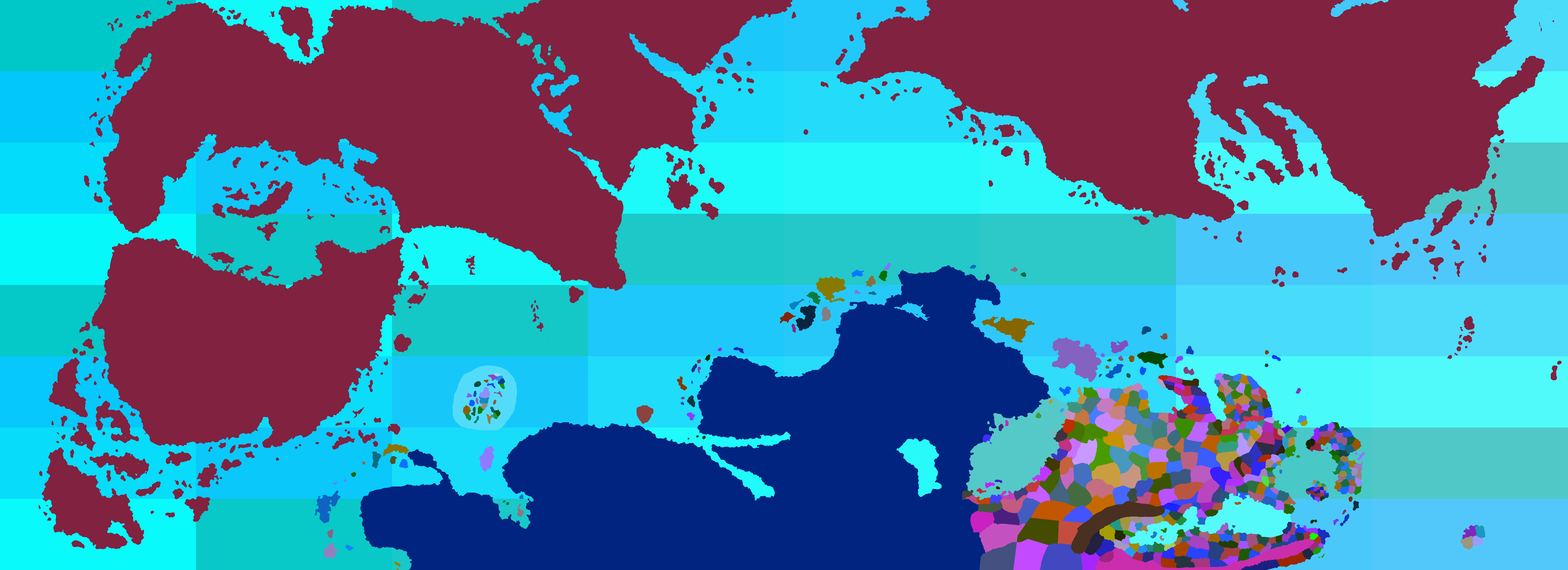
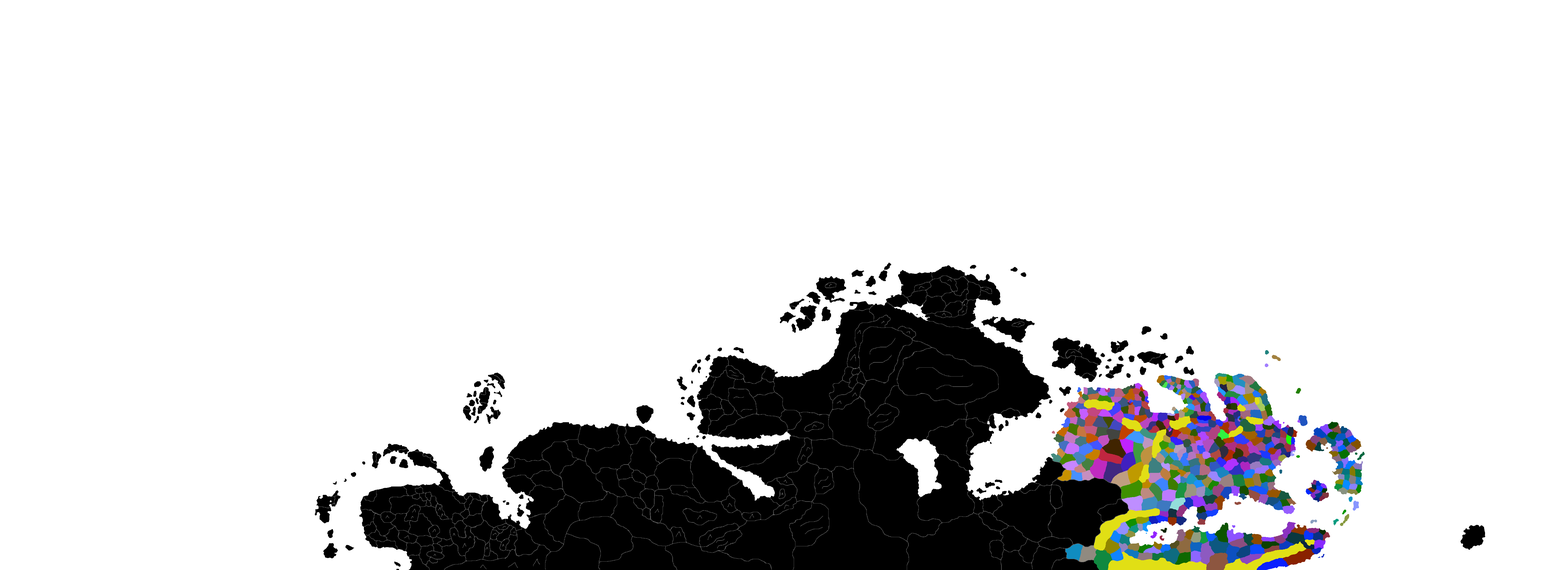
Comparing the layer stacks of the two 1568×570 images. Changes:
added layer "New" above "BG" over [314, 262, 1486, 570]
added layer "BG" above "Continent 1" over [314, 262, 1486, 570]
painted on "Continent 1" over [1171, 385, 1347, 544]
renamed "Sea copy" to "Rest of world", hid it over [38, 0, 1562, 550]
hid "Sea" over [0, 0, 1568, 570]
